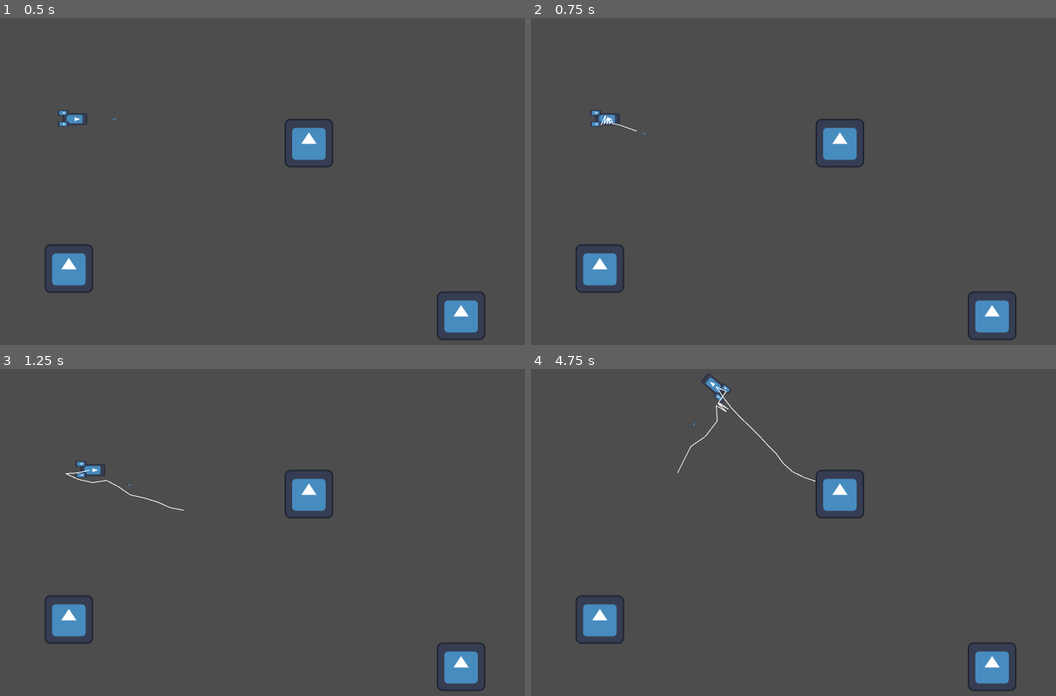
Above: before the commit, frames 1-4 (two rows, left to right).
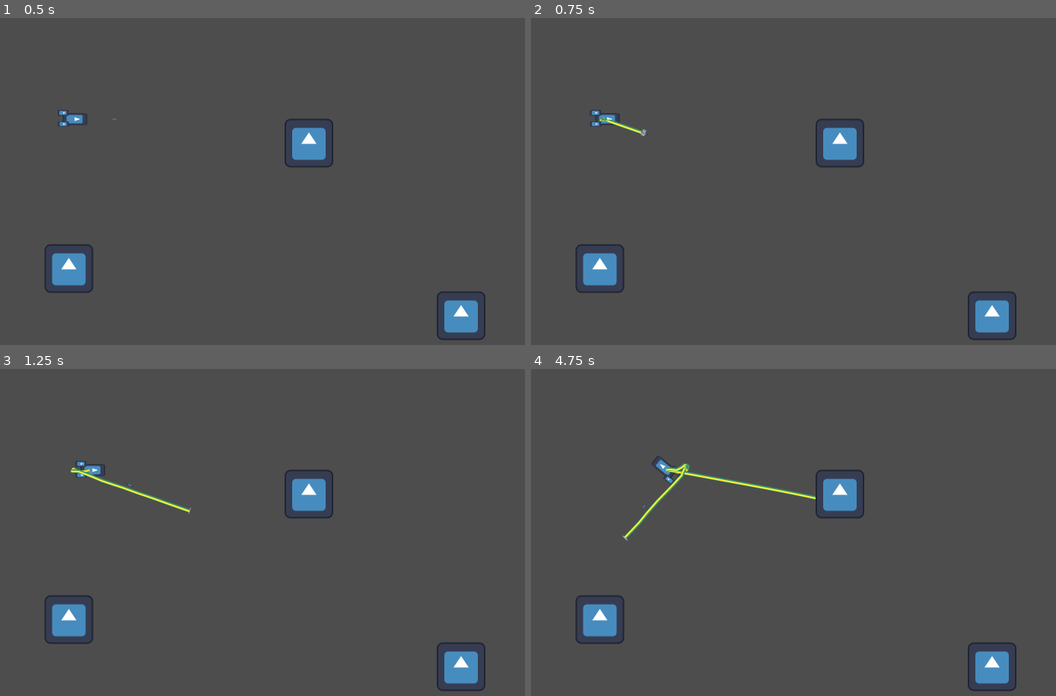
Above: after the commit, the same moments.

Repository: Bromeon/LudumDare54
Game: Godot game, scene res://Playground/ShipTetherPlayground.tscn
Same seed, same stepped clock (60 frames per second), same inputs: the game is played once before the commit and once after it. This scene is started directly instead of the project's main scene. The engine's default icon, where the game draws it, is replaced by a stand-in: a white triangle on a blue panel in a dark square.
Inputs (mouse positions are in pixels of both pictures, inside the frame that each line leads up to):
- Up to frame 1 (0.5 s): no input
- Up to frame 2 (0.75 s): tap Enter at 0.5 s; move the mouse to (940, 237) at 0.52 s; hold D (Right) from 0.53 s (still down); tap Space (ShootTether) at 0.6 s
- Up to frame 3 (1.25 s): keep holding D (Right)
- Up to frame 4 (4.75 s): move the mouse to (683, 637) at 1.27 s; release D (Right) at 1.28 s; hold Ctrl (Brake) 1.28-2.03 s; tap Space (ShootTether) every 0.75 s from 1.35 to 4.35 s; move the mouse to (867, 506) at 2.02 s; hold D (Right) 2.03-2.78 s; move the mouse to (outside the picture) at 2.77 s; hold W (Up) 2.78-3.53 s; move the mouse to (987, 686) at 3.52 s; hold A (Left) from 3.53 s (still down); move the mouse to (625, 539) at 4.27 s

Frame 1 is identical in both runs. In frame 2, 0.1% of the frame differs, in the area x 13-23%, y 29-37%; in frame 3, 0.4%; in frame 4, 1.0%, in the area x 17-55%, y 1-53%.

Commit message:
Tethers working!

Diff:
--- a/Playground/ShipTetherPlayground.tscn
+++ b/Playground/ShipTetherPlayground.tscn
@@ -5,7 +5,7 @@
 [ext_resource type="Texture2D" uid="uid://bj1vd0ditgkx5" path="res://Assets/Textures/icon.svg" id="2_8unn6"]
 
 [sub_resource type="RectangleShape2D" id="RectangleShape2D_xvkhl"]
-size = Vector2(128, 128)
+size = Vector2(92, 98)
 
 [node name="Node2D" type="Node2D"]
 script = ExtResource("1_x2kn0")
@@ -36,6 +36,7 @@
 metadata/_edit_lock_ = true
 
 [node name="CollisionShape2D" type="CollisionShape2D" parent="Anchor2"]
+position = Vector2(-2, -1)
 shape = SubResource("RectangleShape2D_xvkhl")
 metadata/_edit_lock_ = true
 
--- a/Scenes/PlayerShip/Tether.gd
+++ b/Scenes/PlayerShip/Tether.gd
@@ -4,9 +4,9 @@
 
 signal attached_to(this, target)
 
-@export var TETHER_SEGMENTS = 12
-@export var SEGMENT_LENGTH = 32.0
-@export var SHOOT_FORCE = 100.0
+@export var TETHER_SEGMENTS = 20.0
+@export var SEGMENT_LENGTH = 10.0
+@export var SHOOT_FORCE = 200.0
 
 var initialized = false;
 
@@ -19,6 +19,21 @@
 var time_since_detached : float = 0.0
 
 var current_attachment = null
+
+var sprite_pool = []
+func _ready():
+	for i in range(TETHER_SEGMENTS-1):
+		var sprite = Sprite2D.new()
+		if i == 0:
+			sprite.texture = preload("res://Assets/Sprites/Tether_End.png")
+			sprite.flip_v = true
+		elif i == TETHER_SEGMENTS-2:
+			sprite.texture = preload("res://Assets/Sprites/Tether_End.png")
+		else:
+			sprite.texture = preload("res://Assets/Sprites/Tether_Center.png")
+		sprite.centered = true
+		add_child(sprite)
+		sprite_pool.append(sprite)
 
 func detach():
 	has_been_detached = true
@@ -110,16 +125,41 @@
 			emit_signal("attached_to", self, current_attachment)
 
 	# Redraw the rope.
-	queue_redraw()
+	update_draw()
 
 	if time_since_detached > 3.0:
 		queue_free()
 	if elapsed > 5 and current_attachment == null:
 		queue_free()
 
+func update_draw():
+	# Uncomment this to toggle the debug _draw line
+	# queue_redraw()
+
+	for i in range(TETHER_SEGMENTS-1):
+		var p0 = points[i].position
+		var p1 = points[i+1].position
+
+		var dist = p0.distance_to(p1)
+		var center = (p0 + p1) * 0.5
+		var angle = p0.angle_to_point(p1)
+
+		sprite_pool[i].global_position = center
+		sprite_pool[i].global_rotation = angle + (PI / 2.0)
+		sprite_pool[i].scale = Vector2(1.0, dist / 32.0) * 1.1
+
+		if time_since_detached > 0:
+			sprite_pool[i].modulate = Color(1.0, 1.0, 1.0, 1.0 - time_since_detached / 1.0)
+		elif elapsed > 4.5 and current_attachment == null:
+			sprite_pool[i].modulate = Color(1.0, 1.0, 1.0, 1.0 - (elapsed - 4.5) / 0.5)
+		else:
+			sprite_pool[i].modulate = Color(1.0, 1.0, 1.0, 1.0)
+
+
 func _draw():
-	var gtr_inv = self.global_transform.inverse()
-	for i in range(TETHER_SEGMENTS-1):
-		var p0 = gtr_inv * points[i].position
-		var p1 = gtr_inv * points[i+1].position
-		draw_line(p0, p1, Color(1, 1, 1, 1), 2.0)
+	pass
+	#var gtr_inv = self.global_transform.inverse()
+	#for i in range(TETHER_SEGMENTS-1):
+		#var p0 = gtr_inv * points[i].position
+		#var p1 = gtr_inv * points[i+1].position
+		#draw_line(p0, p1, Color(1, 1, 1, 1), 2.0)
--- a/Scenes/SupplyShip/SupplyShip.tscn
+++ b/Scenes/SupplyShip/SupplyShip.tscn
@@ -8,6 +8,15 @@
 "points": PackedVector2Array(-111, 177, 111, -177, -239, -263, -113, 22, 113, -22, 73, -348, -146, -76, 146, 76, 375, -402, 51, -87, -51, 87, 528, 204, 106, -20, -106, 20, 260, 374, 441, -16, -441, 16, -219, 396, 0, 0, 0, 0, -385, -17, -72.3065, 121.007, 72.3065, -121.007, -239, -263)
 }
 point_count = 8
+
+[sub_resource type="RectangleShape2D" id="RectangleShape2D_gfknw"]
+size = Vector2(19.9221, 55.2397)
+
+[sub_resource type="RectangleShape2D" id="RectangleShape2D_ittw7"]
+size = Vector2(27.6701, 9.43394)
+
+[sub_resource type="RectangleShape2D" id="RectangleShape2D_4mge8"]
+size = Vector2(45.26, 9.43394)
 
 [sub_resource type="CircleShape2D" id="CircleShape2D_tfatm"]
 radius = 100.0
@@ -39,6 +48,22 @@
 texture = ExtResource("1_6ja8e")
 metadata/_edit_group_ = true
 
+[node name="StaticBody2D" type="StaticBody2D" parent="PathFollow2D/Ship"]
+collision_layer = 3
+collision_mask = 0
+
+[node name="CollisionShape2D" type="CollisionShape2D" parent="PathFollow2D/Ship/StaticBody2D"]
+position = Vector2(-0.0389709, 0.150787)
+shape = SubResource("RectangleShape2D_gfknw")
+
+[node name="CollisionShape2D2" type="CollisionShape2D" parent="PathFollow2D/Ship/StaticBody2D"]
+position = Vector2(0.0646057, 6.09552)
+shape = SubResource("RectangleShape2D_ittw7")
+
+[node name="CollisionShape2D3" type="CollisionShape2D" parent="PathFollow2D/Ship/StaticBody2D"]
+position = Vector2(-0.660492, 19.3992)
+shape = SubResource("RectangleShape2D_4mge8")
+
 [node name="Area2D" type="Area2D" parent="PathFollow2D"]
 
 [node name="CollisionShape2D" type="CollisionShape2D" parent="PathFollow2D/Area2D"]
Not shown: 1 places in Scenes/SupplyShip/SupplyShip.tscn that only renumber resources
